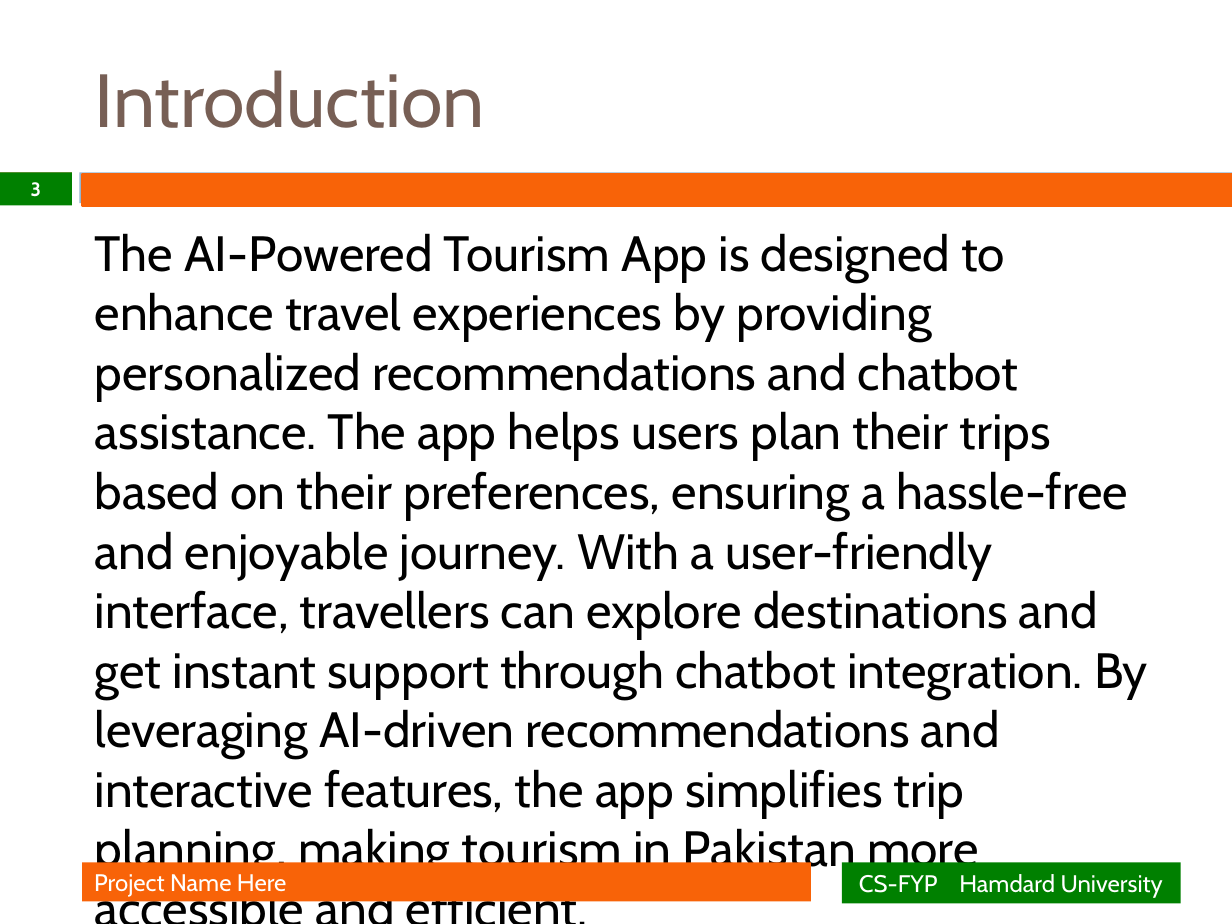
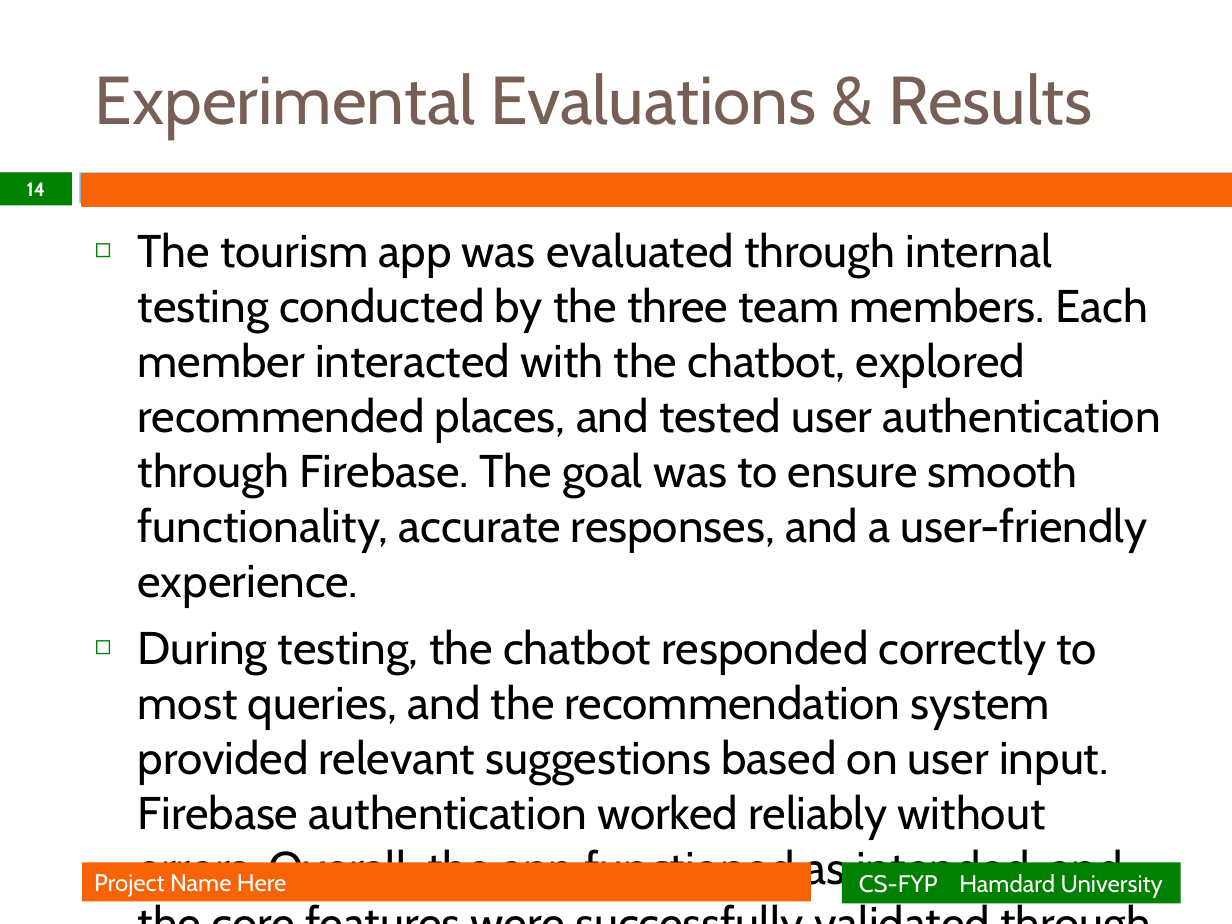
Before and after one commit to Daniyal702/TourismAppWithDocs, a slide deck: slide 14 of FYP Presentation.pptx (slide 3 before the commit). Drawn at 1232x924 pixels with LibreOffice and Linux fonts; fonts in the diff are those of the drawing; background and template pictures are left out. Boxes give left, top, right and bottom in pixels: in the first picture for what was removed or moved away, otherwise in the second. Text is boxed around its words. In the diff, an @@ line names an element or a change of style, - is before the commit and + after.

```diff
--- a/FYP Presentation.pptx
+++ b/FYP Presentation.pptx
@@ title at (95,73,1092,139): text changed; size 44 to 39.6 pt @@
-Introduction
+Experimental Evaluations & Results
@@ page number at (27,182,45,196): text changed @@
-3
+14
@@ text at (138,232,1161,895): text changed; size 29 to 26.8 pt @@
-The AI-Powered Tourism App is designed to enhance travel experiences by providing personalized recommendations and chatbot assistance. The app helps users plan their trips based on their preferences, ensuring a hassle-free and enjoyable journey. With a user-friendly interface, travellers can explore destinations and get instant support through chatbot integration. By leveraging AI-driven recommendations and interactive features, the app simplifies trip planning, making tourism in Pakistan more accessible and efficient.
+◻ The tourism app was evaluated through internal testing conducted by the three team members. Each member interacted with the chatbot, explored recommended places, and tested user authentication through Firebase. The goal was to ensure smooth functionality, accurate responses, and a user-friendly experience.
+◻ During testing, the chatbot responded correctly to most queries, and the recommendation system provided relevant suggestions based on user input. Firebase authentication worked reliably without errors. Overall, the app functioned as intended, and the core features were successfully validated through self-testing
```
Also in this commit, not shown: 13 other slides changed, 2 slides added, 2 slides removed.
